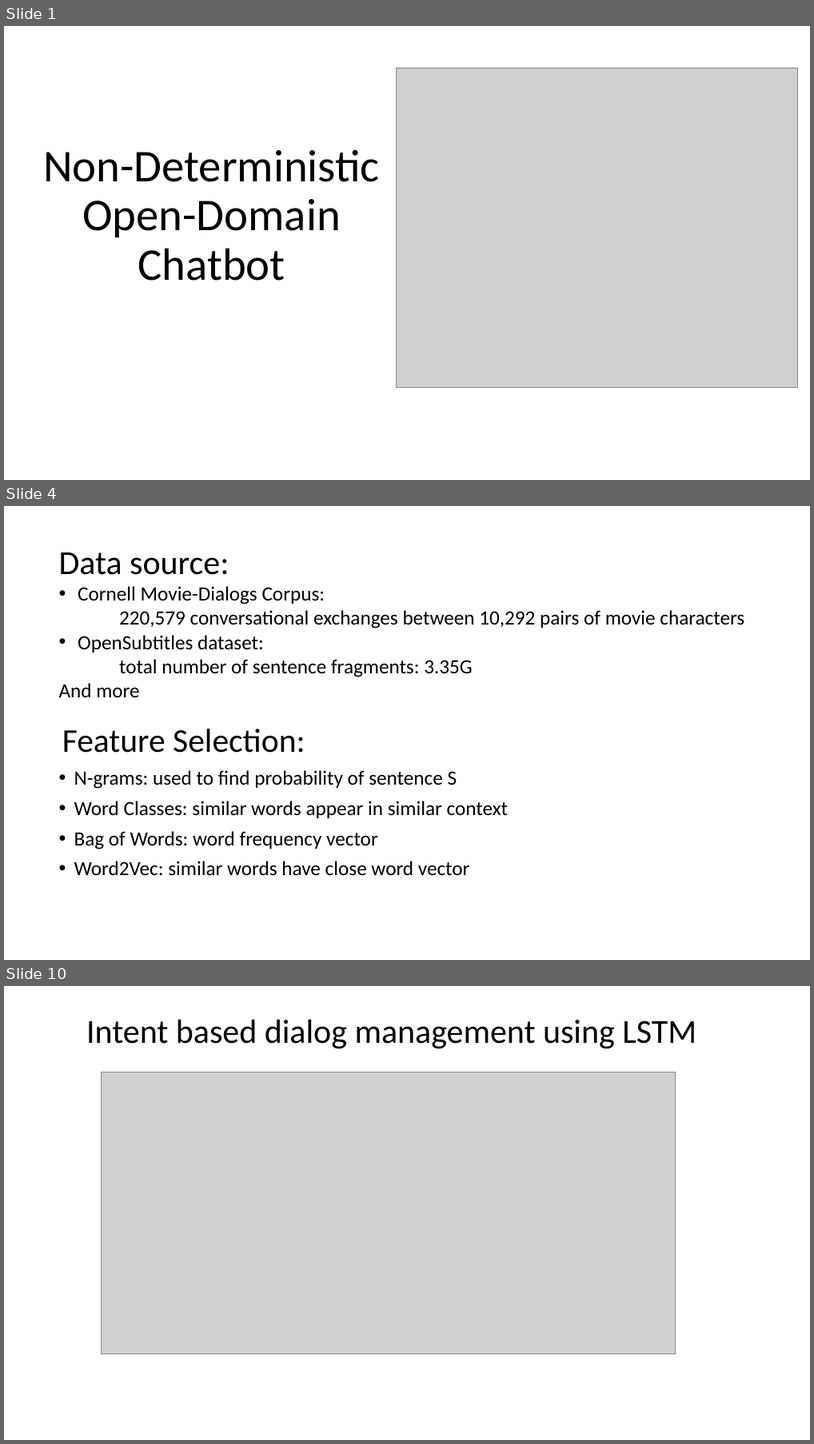
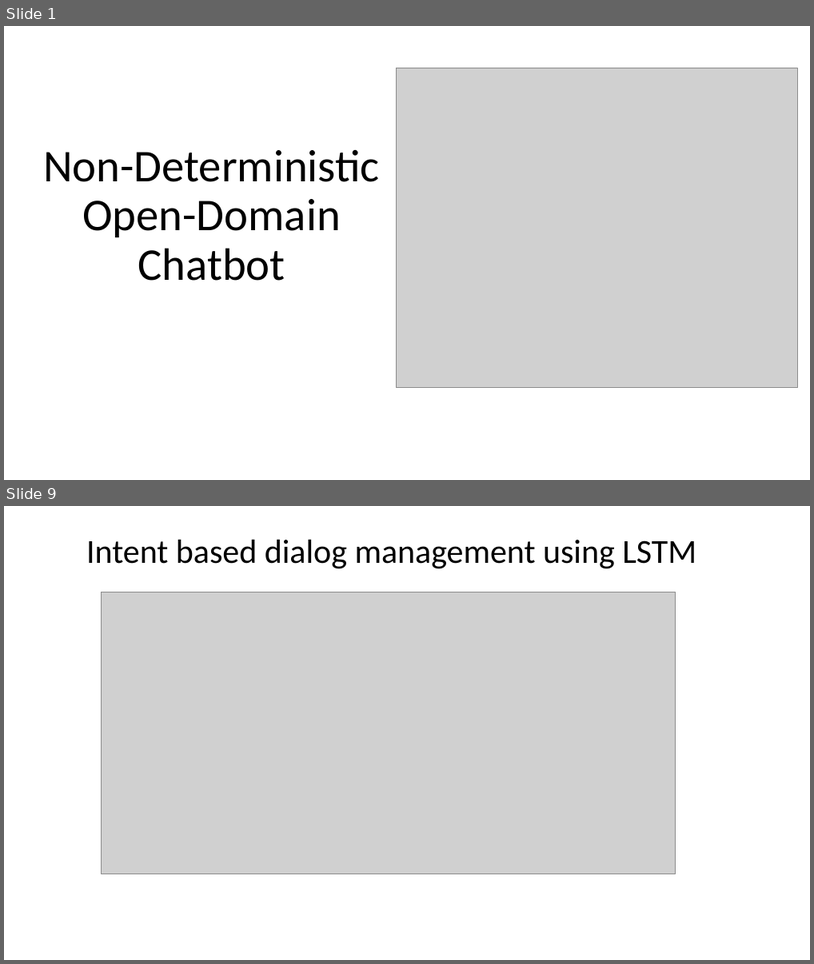
Before and after one commit to GPUPhobia/PaperReview, a slide deck: Proposal.pptx. Shown one above the other, each under a label of ours: slides 1, 4 and 10 before the commit, slides 1 and 9 after it; the slides between them are not shown. The pictures are 814x1444 and 814x964 pixels, drawn with LibreOffice and Linux fonts; fonts in the diff are those of the drawing; grey boxes stand for pictures. Boxes give left, top, right and bottom in pixels: in the first picture for what was removed or moved away, otherwise in the second. Text is boxed around its words. In the diff, an @@ line names an element or a change of style, - is before the commit and + after.

```diff
--- a/Proposal.pptx
+++ b/Proposal.pptx
@@ slide 4 removed at <box>4,506,810,960</box>, background #FFFFFF @@
@@ text removed at <box>59,552,745,697</box> @@
-Data source:
-• Cornell Movie-Dialogs Corpus:
-220,579 conversational exchanges between 10,292 pairs of movie characters
-• OpenSubtitles dataset:
-total number of sentence fragments: 3.35G
-And more
@@ title removed at <box>62,728,305,752</box> @@
-Feature Selection:
@@ text removed at <box>74,770,508,876</box> @@
-• N-grams: used to find probability of sentence S
-• Word Classes: similar words appear in similar context
-• Bag of Words: word frequency vector
-• Word2Vec: similar words have close word vector
@@ what was slide 10 is now slide 9 @@
```
Also in this commit, not shown: 2 slides changed, 7 slides added, 5 other slides removed.
